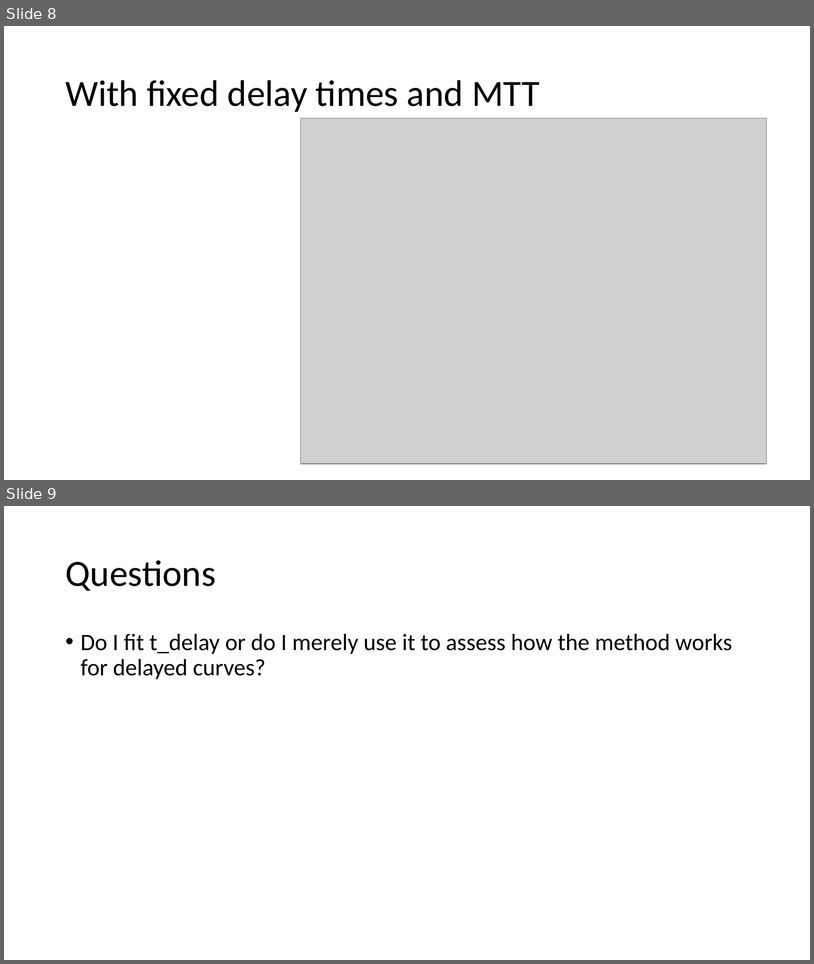
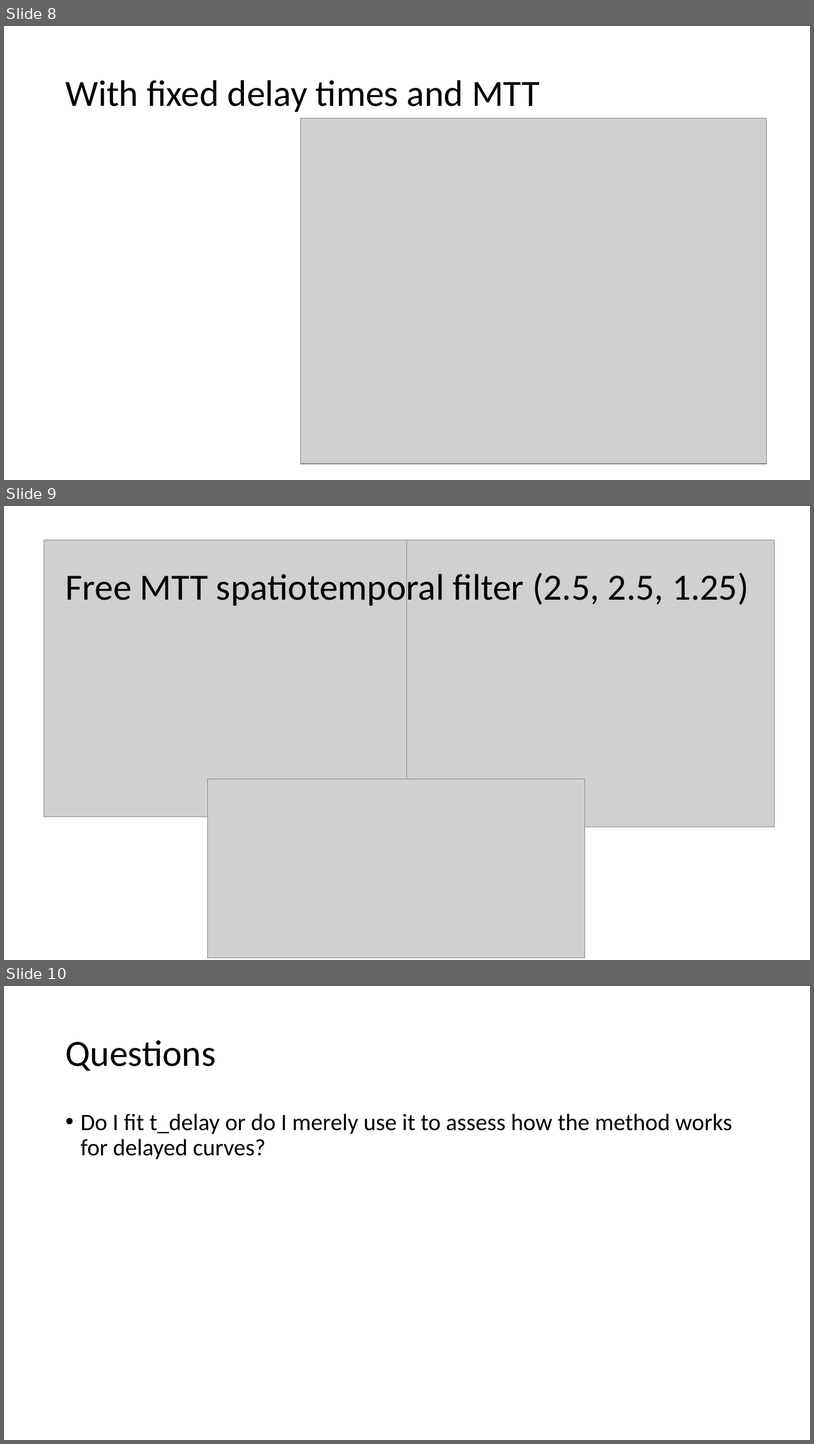
Before and after one commit to lucasdevries/ppinn, a slide deck: documents/Presentation1.pptx. Shown one above the other, each under a label of ours: slides 8 and 9 before the commit, slides 8, 9 and 10 after it. The pictures are 814x964 and 814x1444 pixels, drawn with LibreOffice and Linux fonts; fonts in the diff are those of the drawing; grey boxes stand for pictures. Boxes give left, top, right and bottom in pixels: in the first picture for what was removed or moved away, otherwise in the second. Text is boxed around its words. In the diff, an @@ line names an element or a change of style, - is before the commit and + after.

```diff
--- a/documents/Presentation1.pptx
+++ b/documents/Presentation1.pptx
@@ slide 9 added at box(4, 506, 810, 960), background #FFFFFF @@
@@ picture added at box(44, 540, 408, 817) @@
@@ picture added at box(386, 540, 776, 826) @@
@@ title added at box(65, 568, 749, 608), 44 pt, text #000000 @@
+Free MTT spatiotemporal filter (2.5, 2.5, 1.25)
@@ picture added at box(208, 779, 585, 957) @@
@@ what was slide 9 is now slide 10 @@
```
Also in this commit, not shown: 3 other files.
